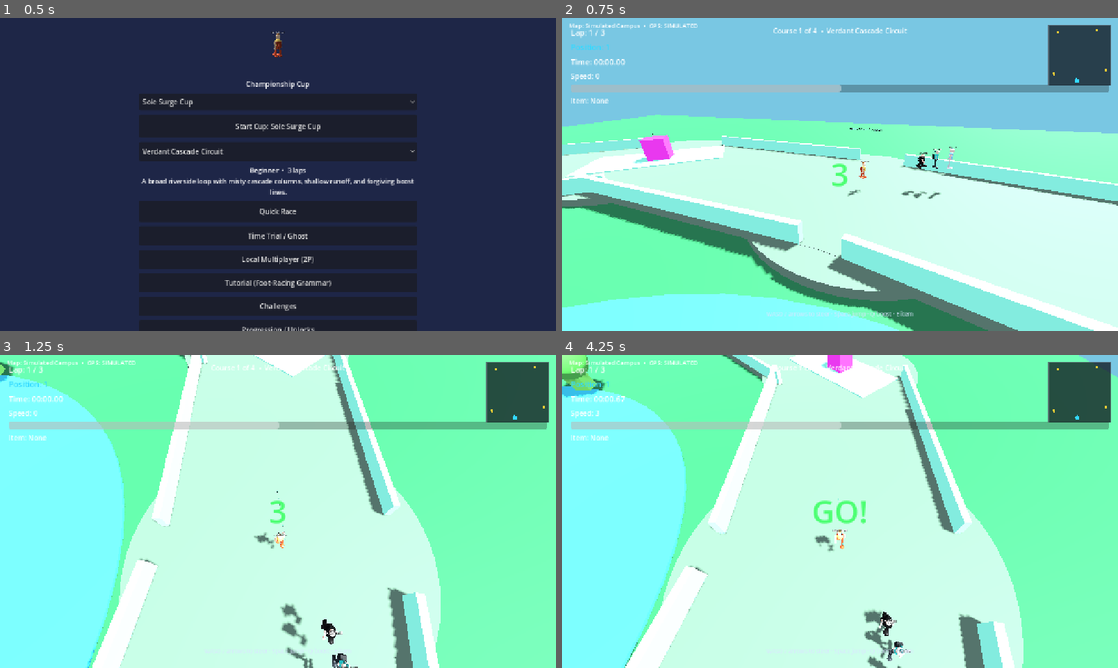
Above: before the commit, frames 1-4 (two rows, left to right).
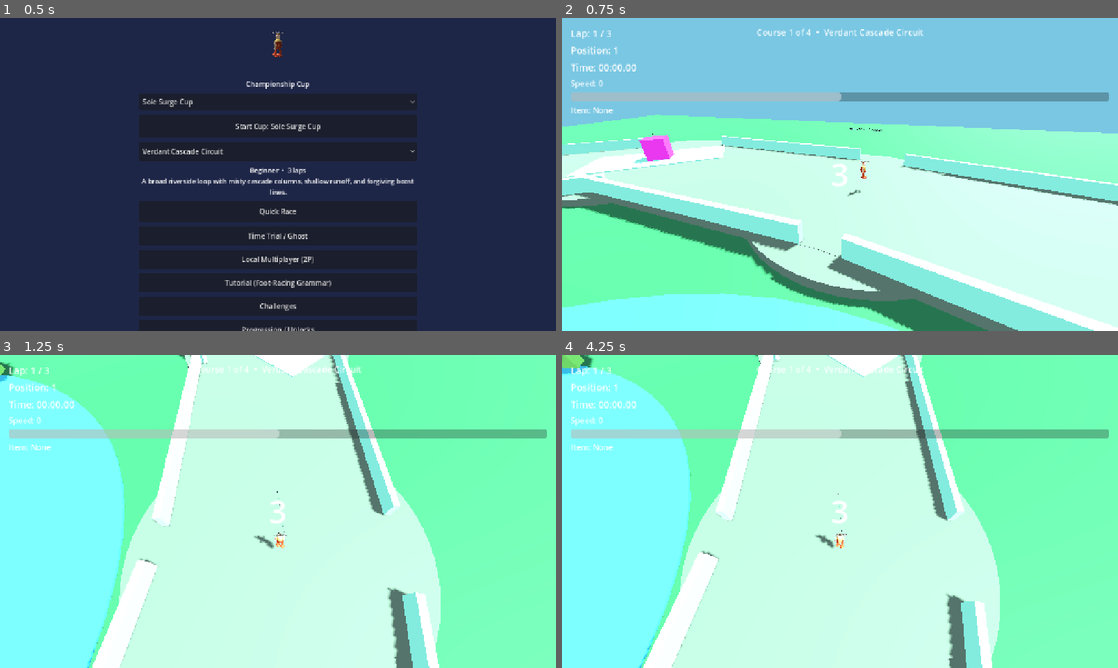
Above: after the commit, the same moments.

Repository: gunnchOS3k/pedestrian-pursuit
Game: Godot game, scene res://scenes/main/MainMenu.tscn
The game is run twice, just before and just after one commit, with the same random seed, the same clock (stepped at 60 frames per second) and the same inputs.
Inputs (mouse positions are in pixels of both pictures, inside the frame that each line leads up to):
- Up to frame 1 (0.5 s): no input
- Up to frame 2 (0.75 s): click "Start Cup: Sole Surge Cup" at 0.5 s
- Up to frame 3 (1.25 s): no input
- Up to frame 4 (4.25 s): tap Enter (ui_accept) at 1.25, 3.5 s; move the mouse to (962, 495) at 1.27 s; hold D (move_right) 1.28-2.03 s; tap Q (boost) at 1.35 s; click (962, 495) at 1.42 s; tap Space (jump) at 1.52, 1.82, 2.27, 2.57, 3.77, 4.07 s; move the mouse to (728, 527) at 2.02 s; hold S (brake) 2.03-2.78 s; tap Shift (drift) at 2.1 s; move the mouse to (895, 442) at 2.77 s; hold D (move_right) 2.78-3.53 s; hold Up (p2_accelerate) 2.78-3.53 s; move the mouse to (812, 574) at 3.52 s; hold W (accelerate) from 3.53 s (still down); tap . (p2_boost) at 3.6 s; click (812, 574) at 3.67 s

Frame 1 is identical in both runs. In frame 2, 9.1% of the frame differs, in the area x 1-99%, y 1-96%; in frame 3, 9.3%; in frame 4, 21%, in the area x 0-100%, y 0-100%.
Error after the commit: Parse Error: Could not resolve super class inheritance from "PlayerController". (res://scripts/ai/AIRacerController.gd:1)

Commit message:
WP-014: preload class_name scripts for CI Godot gate + DEVICE_LAB_PASS@071f9b2
Co-authored-by: Cursor <cursoragent@cursor.com>

Diff:
--- a/artifacts/wp014/PEDESTRIAN_PURSUIT_PRODUCT_GATE.json
+++ b/artifacts/wp014/PEDESTRIAN_PURSUIT_PRODUCT_GATE.json
@@ -6,7 +6,7 @@
   "branch": "operating-cycle-3b/wp-014-pedestrian-pursuit",
   "base": "origin/main",
   "base_commit": "a2c6da5b4d4635af1281dbb12b8564ba70f994c6",
-  "generated_at": "2026-08-11T21:39:06Z",
+  "generated_at": "2026-08-12T17:05:41Z",
   "evidence_file": "gate1/evidence/out/actual_production_runtime.json",
   "priority_blocker_addressed": {
     "claim": "Godot production runtime needs real input + save/state lifecycle",
@@ -69,11 +69,13 @@
   "market_parity_claim": "None. This gate certifies digital automated-evidence production-runtime correctness for the listed systems only; no claim of Smash-level or commercial market parity is made.",
   "device_lab": {
     "DEVICE_LAB_PASS": "PASS",
-    "runtime_class": "GUEST_CHROMIUM_WAYLAND",
+    "runtime_class": "GUEST_GODOT4",
     "guest_game_id": "foot-racing",
-    "evidence": "gunnchos-device-os@264b9c9 artifacts/wp011r/games/four_games_in_guest.json \u2014 GUEST_CHROMIUM_WAYLAND for Device Lab web package; HOST_PLAYWRIGHT_REJECTED; http.server alone rejected",
+    "evidence": "gunnchos-device-os@071f9b2 artifacts/wp011r/games/four_games_in_guest.json (independent-accepted FOUR_GAME on tip 9d8ce2d / commit 071f9b2) \u2014 HOST_PLAYWRIGHT_REJECTED; http.server alone rejected",
     "HOST_PLAYWRIGHT_REJECTED": true,
-    "note": "Earned via WP-011R Interactive Guest in-guest Chromium proof of the corresponding Device Lab web package. Not a claim of Godot-in-guest for the full product binary; physical playtest still PENDING.",
+    "independent_accepted_tip": "9d8ce2d3b60d21f4d4d851bad9f4b17e8ac43fff",
+    "independent_pass_commit": "071f9b28b2cccd0549885e5f8427af4db3c162c5",
+    "note": "Aligned to WP-011R independent-accepted FOUR_GAME guest evidence (#103@071f9b2). Pedestrian DEVICE_LAB_PASS is GUEST_GODOT4 in-guest; web titles are GUEST_CHROMIUM_WAYLAND. Physical playtest still PENDING. Not a shipping claim.",
     "wp011r_pr": "https://github.com/gunnchOS3k/gunnchos-device-os/pull/103"
   }
 }
--- a/scripts/player/PlayerController.gd
+++ b/scripts/player/PlayerController.gd
@@ -1,4 +1,5 @@
 class_name PlayerController
+const ShoeDataScript = preload("res://scripts/data/ShoeData.gd")
 extends CharacterBody3D
 
 ## Foot-powered racer movement: sprint, steer, drift, boost, jump, slide, stomp,
@@ -45,7 +46,7 @@
 	add_to_group("racers")
 	_ensure_aux_systems()
 	var racer_data := RacerData.load_by_id(racer_id)
-	var shoe_data := ShoeData.load_by_id(shoe_id)
+	var shoe_data := ShoeDataScript.load_by_id(shoe_id)
 	stats.apply_racer_and_shoe(racer_data, shoe_data)
 	drift_system.drift_released.connect(_on_drift_released)
 	trick_system.trick_landed.connect(_on_trick_landed)
@@ -79,7 +80,7 @@
 	_collision_stun = 0.0
 	if stats != null:
 		var racer_data := RacerData.load_by_id(racer_id)
-		var shoe_data := ShoeData.load_by_id(shoe_id)
+		var shoe_data := ShoeDataScript.load_by_id(shoe_id)
 		stats.apply_racer_and_shoe(racer_data, shoe_data)
 	if drafting_system and drafting_system.has_method("setup"):
 		drafting_system.setup(self)
@@ -341,7 +342,7 @@
 	if stats != null and stats.has_method("affinity_for"):
 		affinity = float(stats.affinity_for(name))
 	elif not shoe_id.is_empty():
-		affinity = ShoeData.surface_affinity(shoe_id, name)
+		affinity = ShoeDataScript.surface_affinity(shoe_id, name)
 	if name == "standard":
 		terrain_speed_multiplier = 1.0
 		terrain_handling_multiplier = 1.0
@@ -349,7 +350,7 @@
 		terrain_speed_multiplier = speed_mult
 		terrain_handling_multiplier = handling_mult
 	set_meta("shoe_surface_affinity", affinity)
-	set_meta("shoe_material_family", ShoeData.material_family(shoe_id))
+	set_meta("shoe_material_family", ShoeDataScript.material_family(shoe_id))
 	terrain_changed.emit(name)
 
 
--- a/scripts/race/RaceScene.gd
+++ b/scripts/race/RaceScene.gd
@@ -1,6 +1,8 @@
 extends Node3D
 const _TrackCatalog = preload("res://scripts/data/TrackCatalog.gd")
 const _RunnerProfile = preload("res://scripts/data/RunnerProfile.gd")
+const CrashWatchdogScript = preload("res://scripts/rc/CrashWatchdog.gd")
+const ShoeDataScript = preload("res://scripts/data/ShoeData.gd")
 
 ## Wires together track, racers, race manager, HUD, and results.
 ## Assigns named character-life profiles so every racer reads as a person.
@@ -100,7 +102,7 @@
 			ai.racer_id = str(profile.id)
 		if "shoe_id" in ai:
 			# AI field rotates footwear so material affinities show in pack races.
-			var shoe_ids := ShoeData.all_ids()
+			var shoe_ids := ShoeDataScript.all_ids()
 			ai.shoe_id = shoe_ids[(i + 1) % shoe_ids.size()]
 		var offset: Vector3 = ai_offsets[mini(i, ai_offsets.size() - 1)]
 		var ai_start := start_xf.translated_local(offset)
@@ -162,7 +164,7 @@
 	hud.setup(player, race_manager, course_data)
 	if GameManager.is_local_mp() and local_p2 != null and hud.has_method("setup_local_mp_secondary"):
 		hud.setup_local_mp_secondary(local_p2)
-	CrashWatchdog.note_event("race_scene_ready", str(course_data.get("id", "")))
+	CrashWatchdogScript.note_event("race_scene_ready", str(course_data.get("id", "")))
 	PackageLifecycle.migrate_or_update()
 	var audio := get_node_or_null("/root/AudioDirector")
 	if audio and audio.has_method("play_race_music"):
@@ -445,7 +447,7 @@
 	var audio := get_node_or_null("/root/AudioDirector")
 	if audio and audio.has_method("play_results"):
 		audio.play_results()
-	CrashWatchdog.note_event("race_finished", str(course_data.get("id", "")))
+	CrashWatchdogScript.note_event("race_finished", str(course_data.get("id", "")))
 
 
 func _play_finish_reactions(finish_results: Array, _player_pos: int) -> void:
--- a/scripts/rc/ProductionGateHarness.gd
+++ b/scripts/rc/ProductionGateHarness.gd
@@ -19,6 +19,7 @@
 
 const OUT_PATH := "res://gate1/evidence/out/actual_production_runtime.json"
 const RACE_TRACK_ID := "verdant_cascade_circuit"
+const CrashWatchdogScript := preload("res://scripts/rc/CrashWatchdog.gd")
 
 var _steps: Array = []
 var _t_start_msec: int = 0
@@ -294,8 +295,8 @@
 	await get_tree().create_timer(0.3, true, false, true).timeout
 	get_tree().paused = false
 	var loaded_ok := gm.load_cup_progress() if gm.has_method("load_cup_progress") else false
-	CrashWatchdog.note_event("production_gate_suspend_resume", "verdant_cascade_circuit")
-	var last := CrashWatchdog.last_event()
+	CrashWatchdogScript.note_event("production_gate_suspend_resume", "verdant_cascade_circuit")
+	var last: Dictionary = CrashWatchdogScript.last_event()
 	var crash_ok := str(last.get("kind", "")) == "production_gate_suspend_resume"
 	_emit("suspend_resume_checkpoint", loaded_ok and crash_ok, {
 		"cup_reload_ok": loaded_ok,
--- a/scripts/ui/MainMenu.gd
+++ b/scripts/ui/MainMenu.gd
@@ -2,6 +2,8 @@
 const _TrackCatalog = preload("res://scripts/data/TrackCatalog.gd")
 const _RunnerProfile = preload("res://scripts/data/RunnerProfile.gd")
 const _RacerVisualScript = preload("res://scripts/player/RacerVisual.gd")
+const ShoeDataScript = preload("res://scripts/data/ShoeData.gd")
+const LaunchArtCatalogScript = preload("res://scripts/ui/LaunchArtCatalog.gd")
 
 ## Main menu — Quick Race, Cup, Time Trial, Local MP entry points (Alpha).
 
@@ -466,9 +468,9 @@
 	_shoe_picker.clear()
 	var preferred := str(GameManager.selected_shoe_id)
 	var select_index := 0
-	for i in ShoeData.all_ids().size():
-		var shoe_id := str(ShoeData.all_ids()[i])
-		var shoe := ShoeData.load_by_id(shoe_id)
+	for i in ShoeDataScript.all_ids().size():
+		var shoe_id := str(ShoeDataScript.all_ids()[i])
+		var shoe := ShoeDataScript.load_by_id(shoe_id)
 		_shoe_picker.add_item(str(shoe.get("display_name", shoe_id)))
 		_shoe_picker.set_item_metadata(i, shoe_id)
 		if shoe_id == preferred:
@@ -719,7 +721,7 @@
 
 
 func _apply_launch_presentation() -> void:
-	var menu_tex: Texture2D = LaunchArtCatalog.ui_texture("menu_panel")
+	var menu_tex: Texture2D = LaunchArtCatalogScript.ui_texture("menu_panel")
 	if menu_tex != null:
 		var bg := TextureRect.new()
 		bg.name = "LaunchMenuBackdrop"
@@ -731,7 +733,7 @@
 		bg.mouse_filter = Control.MOUSE_FILTER_IGNORE
 		add_child(bg)
 		move_child(bg, 0)
-	var cup_tex: Texture2D = LaunchArtCatalog.ui_texture("cup_banner")
+	var cup_tex: Texture2D = LaunchArtCatalogScript.ui_texture("cup_banner")
 	if cup_tex != null and $VBox.get_node_or_null("CupBanner") == null:
 		var banner := TextureRect.new()
 		banner.name = "CupBanner"
@@ -753,7 +755,7 @@
 	stage.custom_minimum_size = Vector2(0, 72)
 	stage.expand_mode = TextureRect.EXPAND_IGNORE_SIZE
 	stage.stretch_mode = TextureRect.STRETCH_KEEP_ASPECT_CENTERED
-	var base := LaunchArtCatalog.ui_texture("footwear_stage")
+	var base := LaunchArtCatalogScript.ui_texture("footwear_stage")
 	stage.texture = base
 	$VBox.add_child(stage)
 	var shoe_picker := $VBox.get_node_or_null("ShoePicker")
@@ -780,7 +782,7 @@
 	var stage := $VBox.get_node_or_null("FootwearStage") as TextureRect
 	if stage == null:
 		return
-	var shoe_tex := LaunchArtCatalog.shoe_icon(str(GameManager.selected_shoe_id))
+	var shoe_tex := LaunchArtCatalogScript.shoe_icon(str(GameManager.selected_shoe_id))
 	if shoe_tex != null:
 		stage.texture = shoe_tex
 
@@ -789,7 +791,7 @@
 	var thumb := $VBox.get_node_or_null("TrackThumb") as TextureRect
 	if thumb == null:
 		return
-	var tex := LaunchArtCatalog.track_icon(track_id)
+	var tex := LaunchArtCatalogScript.track_icon(track_id)
 	if tex != null:
 		thumb.texture = tex
 
--- a/scripts/ui/RaceHUD.gd
+++ b/scripts/ui/RaceHUD.gd
@@ -1,4 +1,5 @@
 extends CanvasLayer
+const LaunchArtCatalogScript = preload("res://scripts/ui/LaunchArtCatalog.gd")
 
 ## Race HUD — lap, position, boost, item, timer, speed, wrong-way.
 
@@ -241,7 +242,7 @@
 		return
 	var data := ItemData.load_by_id(item_id)
 	item_label.text = "Item: %s" % data.get("display_name", item_id)
-	_set_item_icon(LaunchArtCatalog.item_icon(item_id))
+	_set_item_icon(LaunchArtCatalogScript.item_icon(item_id))
 
 
 func _set_item_icon(tex: Texture2D) -> void:
@@ -257,7 +258,7 @@
 		icon.expand_mode = TextureRect.EXPAND_IGNORE_SIZE
 		icon.stretch_mode = TextureRect.STRETCH_KEEP_ASPECT_CENTERED
 		add_child(icon)
-	var slot := LaunchArtCatalog.ui_texture("item_slot")
+	var slot := LaunchArtCatalogScript.ui_texture("item_slot")
 	if tex == null:
 		icon.texture = slot
 		icon.visible = slot != null
--- a/scripts/ui/ResultsScreen.gd
+++ b/scripts/ui/ResultsScreen.gd
@@ -1,4 +1,5 @@
 extends CanvasLayer
+const LaunchArtCatalogScript = preload("res://scripts/ui/LaunchArtCatalog.gd")
 
 ## Results screen shown after race finish.
 
@@ -127,7 +128,7 @@
 func _ensure_results_art() -> void:
 	if get_node_or_null("ResultsArt") != null:
 		return
-	var tex := LaunchArtCatalog.ui_texture("results_panel")
+	var tex := LaunchArtCatalogScript.ui_texture("results_panel")
 	if tex == null:
 		return
 	var art := TextureRect.new()
Not shown, changed: .github/workflows/gate1-ci.yml
